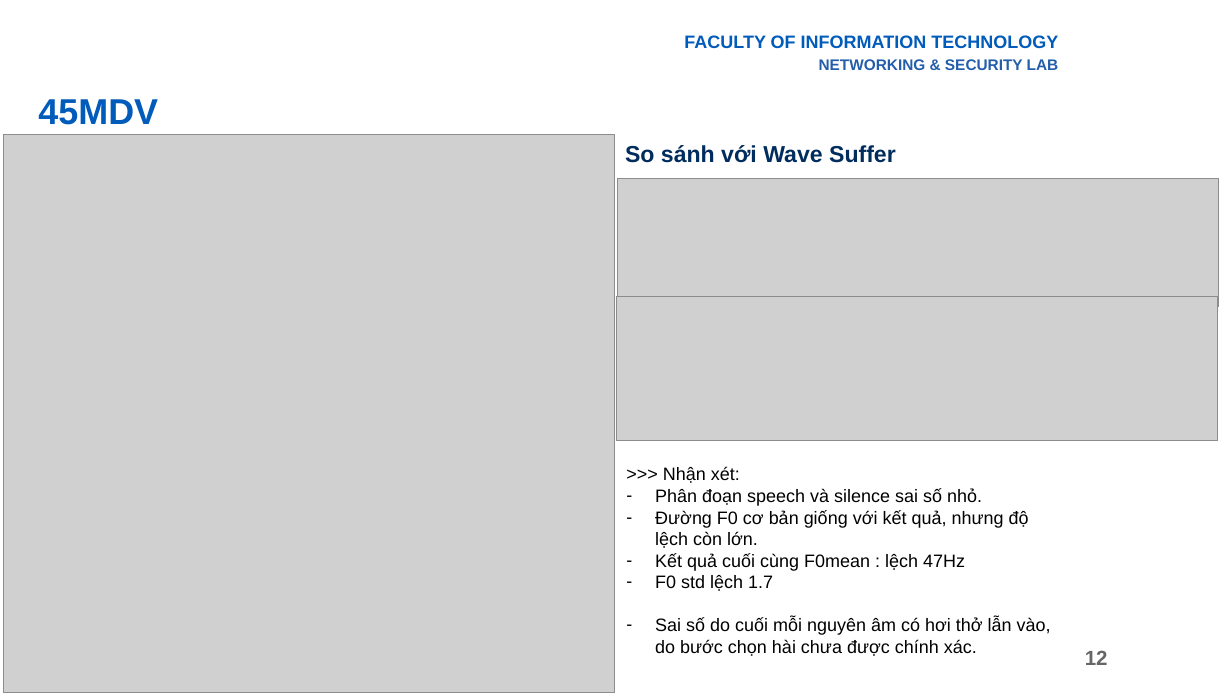
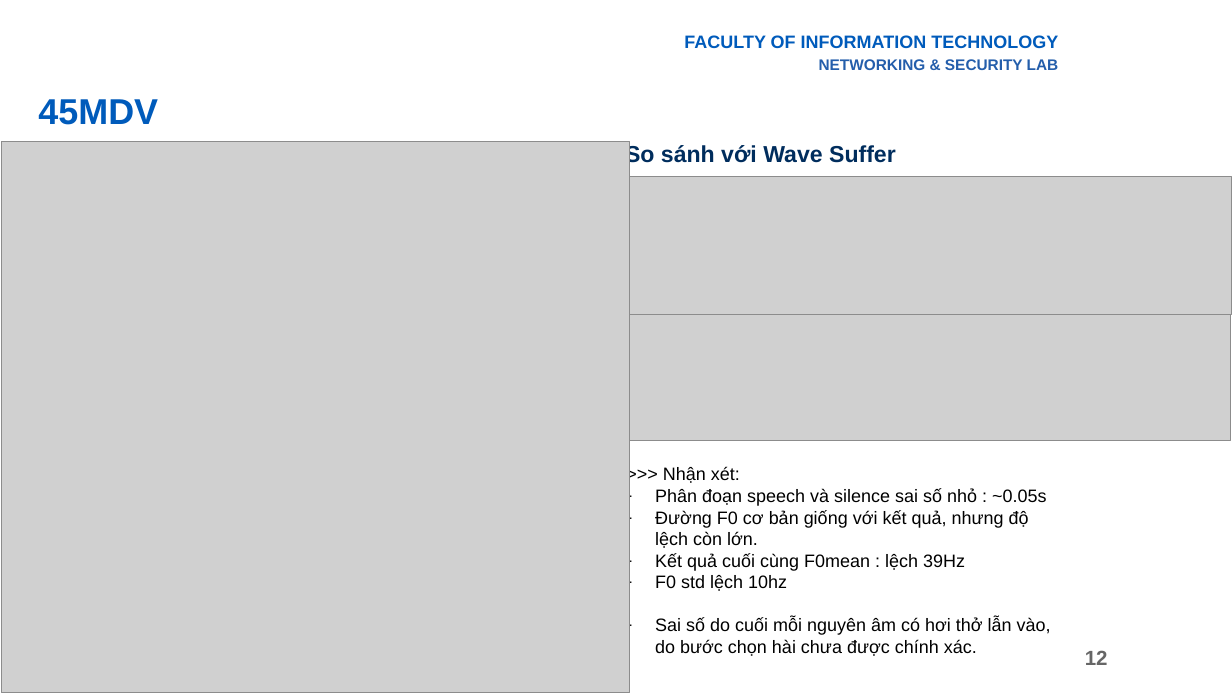
Before and after one commit to giabao2807/digital-signal-processing, a slide deck: slide 12 of endcourse/Final.pptx. Drawn at 1232x693 pixels with LibreOffice and Linux fonts; fonts in the diff are those of the drawing; grey boxes stand for pictures; background and template pictures are left out. Boxes give left, top, right and bottom in pixels: in the first picture for what was removed or moved away, otherwise in the second. Text is boxed around its words. In the diff, an @@ line names an element or a change of style, - is before the commit and + after.

```diff
--- a/endcourse/Final.pptx
+++ b/endcourse/Final.pptx
@@ picture: place and size @@
-picture at (3, 135, 615, 693)
+picture at (1, 141, 629, 693)
@@ picture: place and size @@
-picture at (617, 179, 1219, 307)
+picture at (594, 177, 1232, 314)
@@ picture: place and size @@
-picture at (616, 297, 1218, 441)
+picture at (616, 297, 1231, 441)
@@ text at (655, 488, 1047, 506): text changed @@
-– Phân đoạn speech và silence sai số nhỏ.
+– Phân đoạn speech và silence sai số nhỏ : ~0.05s
@@ text at (655, 553, 965, 591): text changed @@
-– Kết quả cuối cùng F0mean : lệch 47Hz
-– F0 std lệch 1.7
+– Kết quả cuối cùng F0mean : lệch 39Hz
+– F0 std lệch 10hz
```
Also in this commit, not shown: 6 other slides changed, 3 other files.
